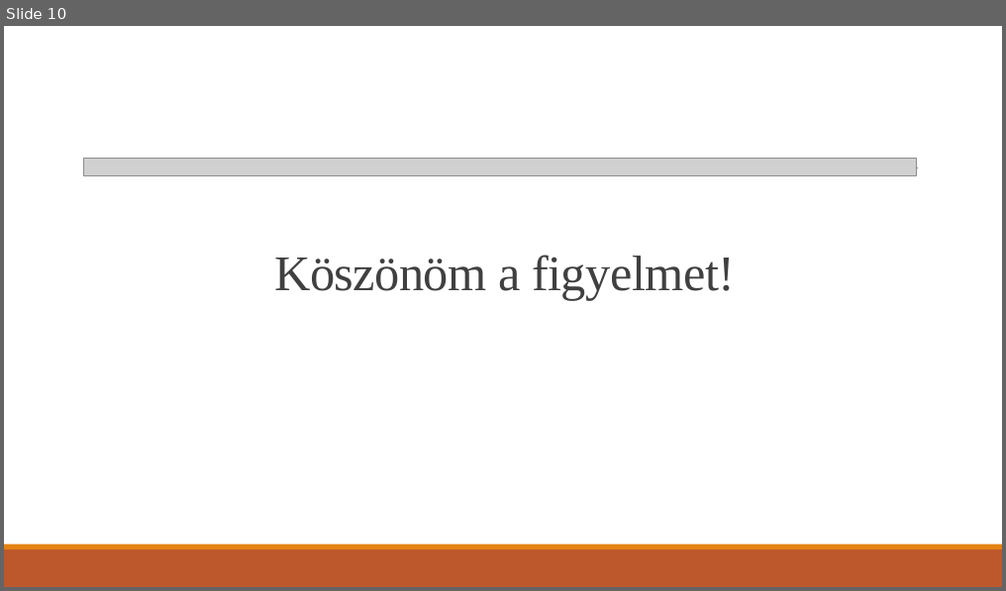
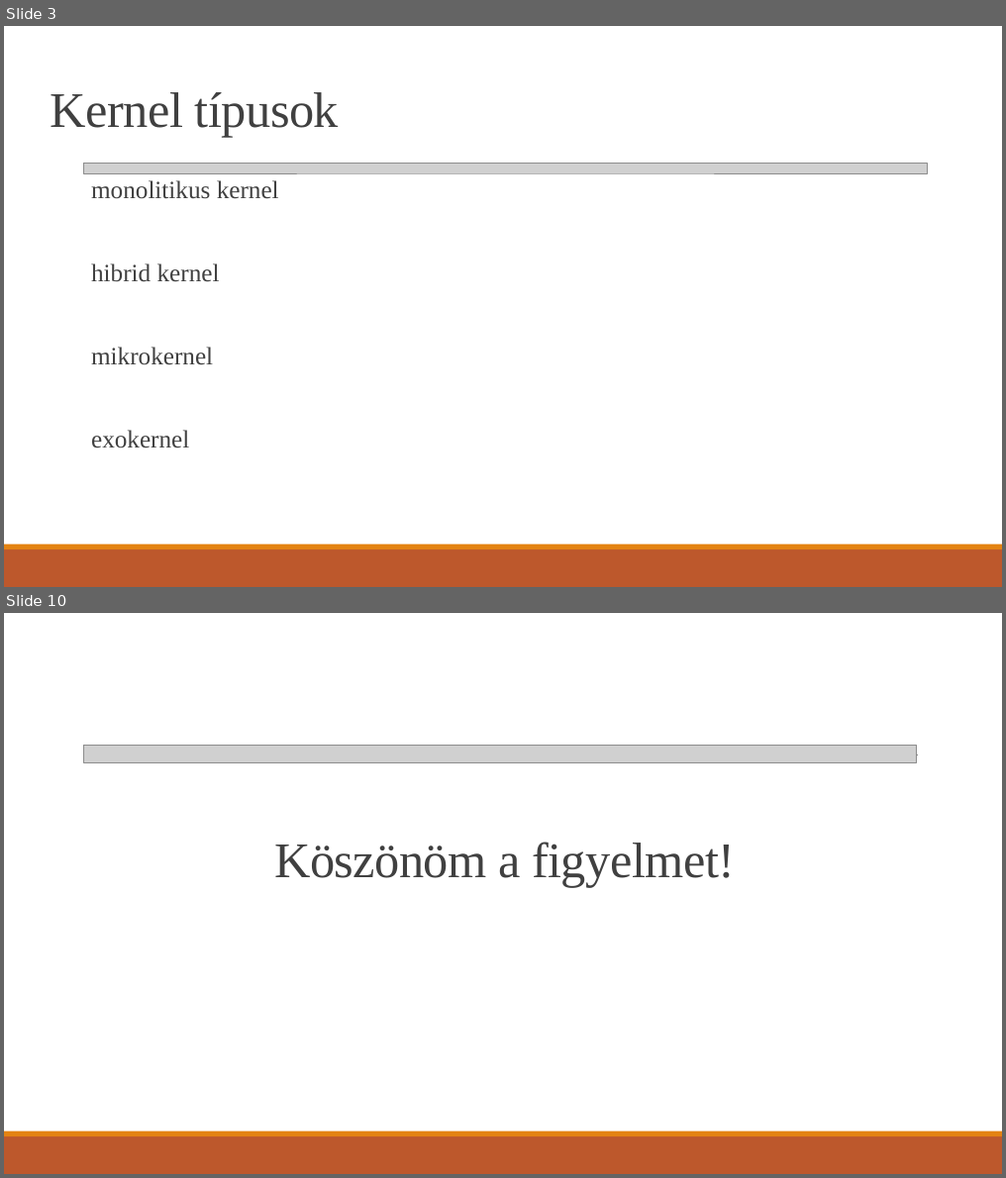
Before and after one commit to vargajanos/Paprika, a slide deck: Beadandó VJ.pptx. Shown one above the other, each under a label of ours: slide 10 before the commit, slides 3 and 10 after it; the slides between them are not shown. The pictures are 1006x591 and 1006x1178 pixels, drawn with LibreOffice and Linux fonts; fonts in the diff are those of the drawing; grey boxes stand for pictures. Boxes give left, top, right and bottom in pixels: in the first picture for what was removed or moved away, otherwise in the second. Text is boxed around its words. In the diff, an @@ line names an element or a change of style, - is before the commit and + after.

```diff
--- a/Beadandó VJ.pptx
+++ b/Beadandó VJ.pptx
@@ slide 3 added at [4, 26, 1002, 587], background #FFFFFF; not listed: 2 template elements that a slide beside it also shows @@
@@ title added at [51, 92, 339, 137], 48 pt, text #404040 @@
+Kernel típusok
@@ picture added at [84, 163, 928, 174] @@
@@ text added at [91, 180, 279, 449], 24 pt, text #404040 @@
+  monolitikus kernel
+  hibrid kernel
+  mikrokernel
+  exokernel
```
Also in this commit, not shown: 2 slides changed, 7 other slides added, 8 slides removed.
